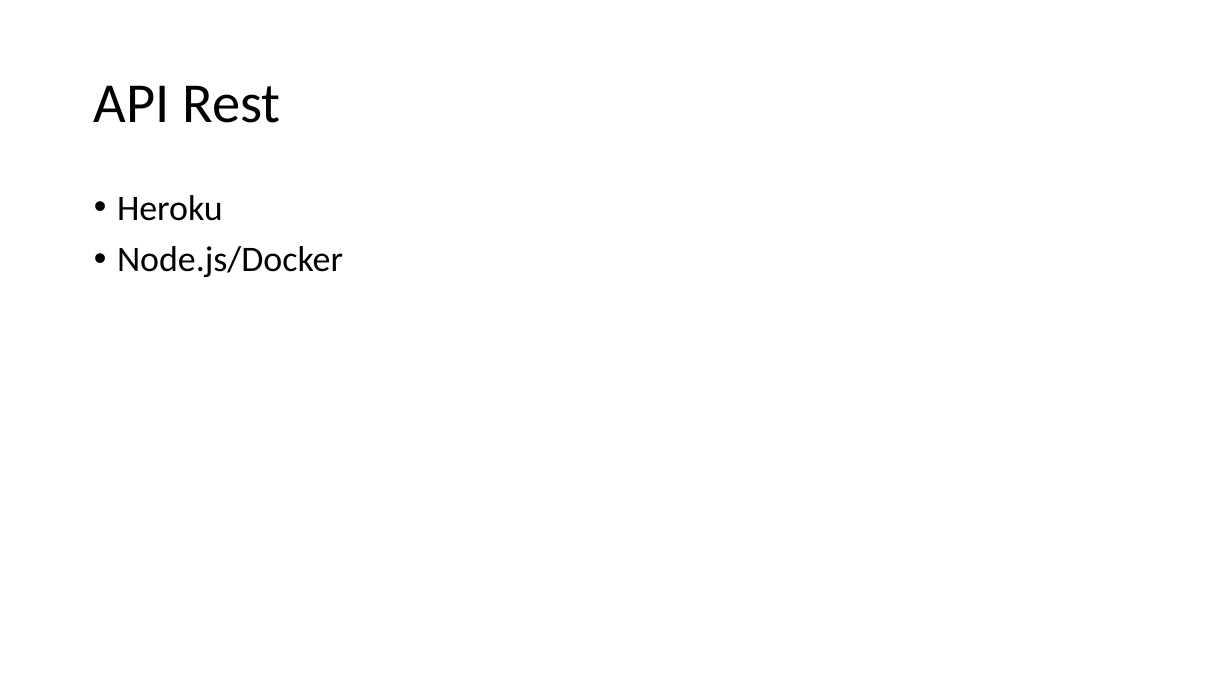
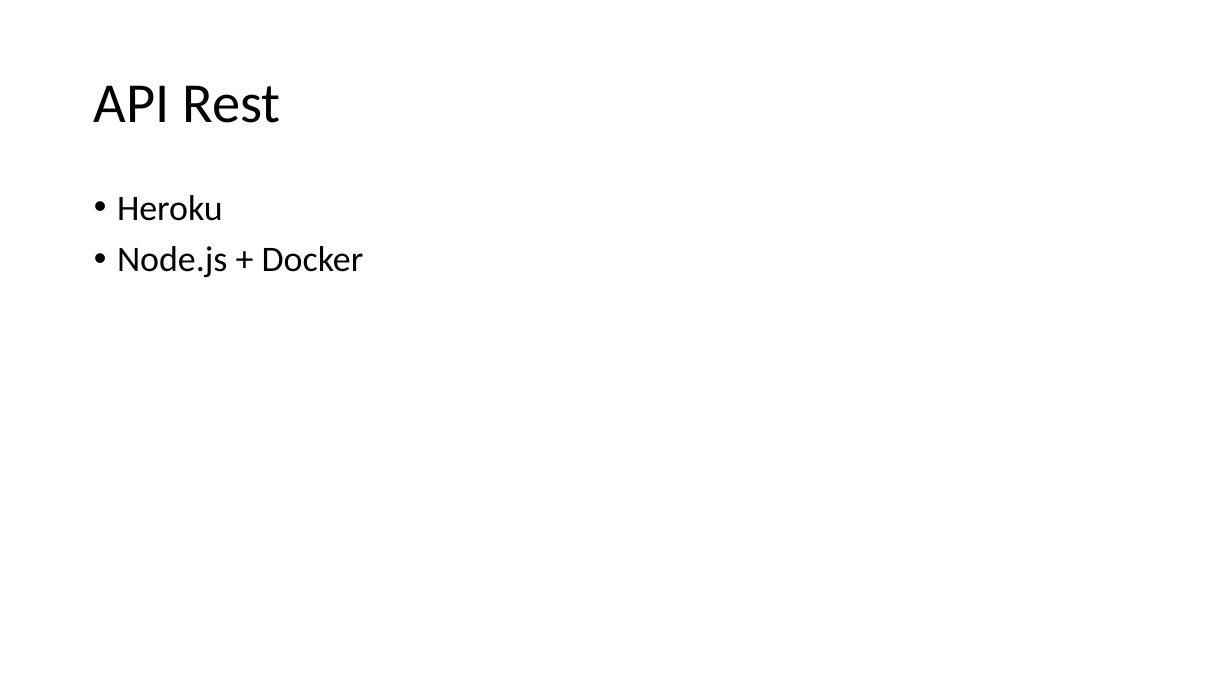
Before and after one commit to Danes99/esme-android, a slide deck: slide 6 of docs/pptx/Android Project - Group 1 - Becerra Stauner Taxil.pptx (slide 5 before the commit). Drawn at 1232x693 pixels with LibreOffice and Linux fonts; fonts in the diff are those of the drawing. Boxes give left, top, right and bottom in pixels: in the first picture for what was removed or moved away, otherwise in the second. Text is boxed around its words. In the diff, an @@ line names an element or a change of style, - is before the commit and + after.

```diff
--- a/docs/pptx/Android Project - Group 1 - Becerra Stauner Taxil.pptx
+++ b/docs/pptx/Android Project - Group 1 - Becerra Stauner Taxil.pptx
@@ text at (117, 246, 364, 277): text changed @@
-• Node.js/Docker
+• Node.js + Docker
```
Also in this commit, not shown: 5 other slides changed, 1 slide added, 1 other file.
